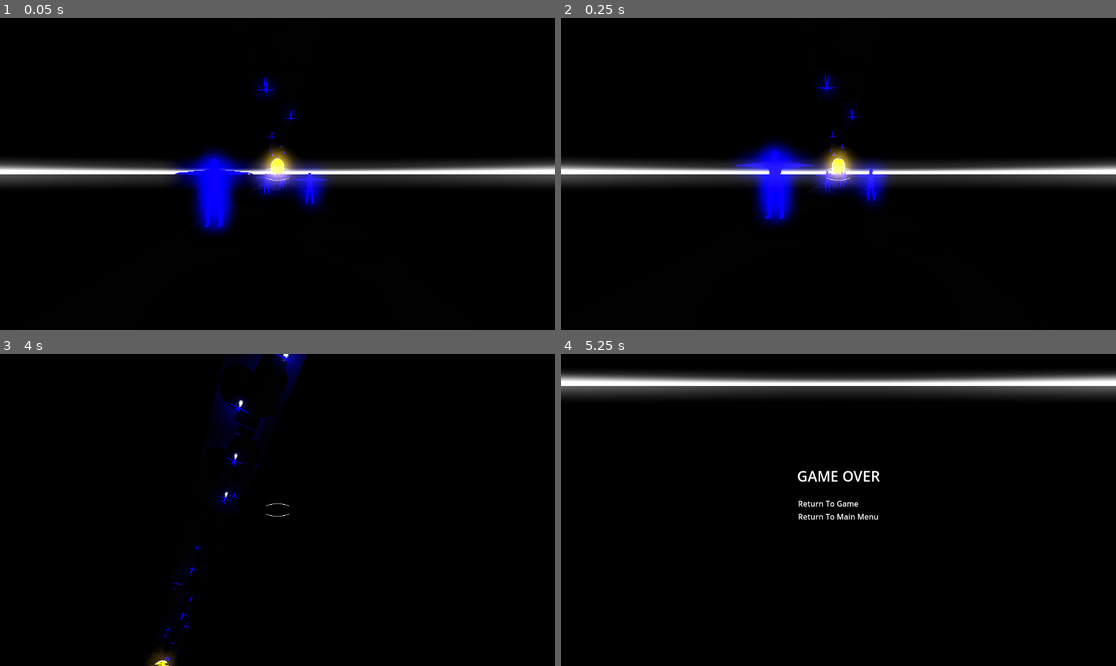
Above: before the commit, frames 1-4 (two rows, left to right).
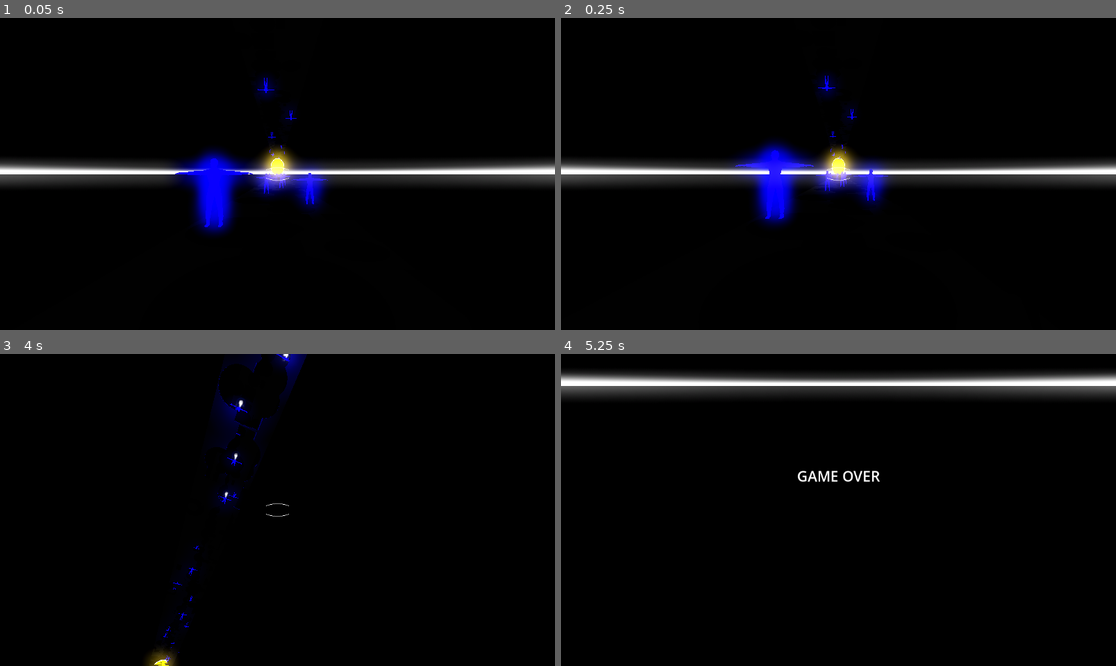
Above: after the commit, the same moments.

Repository: Games4Doritos/UWAGameJam2
Game: Godot game, scene res://Scenes/world.tscn
The game is run twice, just before and just after one commit, with the same random seed, the same clock (stepped at 60 frames per second) and the same inputs. This scene is started directly instead of the project's main scene.
Inputs (mouse positions are in pixels of both pictures, inside the frame that each line leads up to):
- Up to frame 1 (0.05 s): no input
- Up to frame 2 (0.25 s): no input
- Up to frame 3 (4 s): move the mouse to (305, 510) at 0.52 s; hold W (forward) from 0.53 s (still down); click (305, 510) at 0.6 s; tap Space (jump) at 0.77, 1.52, 3.02, 3.77 s; move the mouse to (249, 510) at 1.27 s; tap Shift (run) at 1.35 s; click (249, 510) at 1.55 s; move the mouse to (288, 503) at 2.02 s; click (288, 503) at 2.1 s; move the mouse to (271, 516) at 2.77 s; click (271, 516) at 2.85 s; move the mouse to (316, 513) at 3.52 s; hold Shift (run) from 3.53 s (still down); click (316, 513) at 3.8 s
- Up to frame 4 (5.25 s): tap Escape (Esc) at 4.15 s; move the mouse to (672, 463) at 4.27 s; release W (forward) at 4.28 s; release Shift (run) at 4.28 s; hold A (left) 4.28-5.03 s; click (672, 463) at 4.35 s; tap Space (jump) at 4.52 s; tap Enter at 5 s; move the mouse to (866, 510) at 5.02 s; hold S (backward) from 5.03 s (still down); click (866, 510) at 5.1 s

The runs differ from the first frame. In frame 1, less than 0.1% of the frame differs, in the area x 48-52%, y 44-49%; in frame 2, less than 0.1%; in frame 3, less than 0.1%; in frame 4, 0.3%, in the area x 42-58%, y 46-54%.

Commit message:
Refined win screen
- You now can't pause or shoot during the win and game over scenes
- Gave portal more particles
-Player becomes invisible on win screen
- An animation plays on the win screen where the screen fades to white, and then you're sent back to the main menu

Diff:
--- a/Scenes/portal.tscn
+++ b/Scenes/portal.tscn
@@ -21,7 +21,7 @@
 albedo_color = Color(1, 1, 0.3254902, 1)
 emission_enabled = true
 emission = Color(0.76845, 0.6213882, 0, 1)
-emission_energy_multiplier = 4.12
+emission_energy_multiplier = 4.5
 
 [sub_resource type="ParticleProcessMaterial" id="ParticleProcessMaterial_uwyjv"]
 lifetime_randomness = 0.7
@@ -59,6 +59,7 @@
 surface_material_override/0 = SubResource("StandardMaterial3D_dashy")
 
 [node name="GPUParticles3D" type="GPUParticles3D" parent="inner"]
+amount = 15
 process_material = SubResource("ParticleProcessMaterial_uwyjv")
 draw_pass_1 = SubResource("PrismMesh_8lpw3")
 
--- a/Scenes/world.tscn
+++ b/Scenes/world.tscn
@@ -66,7 +66,7 @@
 transform = Transform3D(1, 0, 0, 0, -1, 8.742278e-08, 0, -8.742278e-08, -1, 0, 40.42602, 0)
 
 [node name="portal" parent="." instance=ExtResource("7_o06y3")]
-transform = Transform3D(2.5, 0, 0, 0, 3.228, 0, 0, 0, 2.5, 0, 10, -203.66626)
+transform = Transform3D(2.5, 0, 0, 0, 3.228, 0, 0, 0, 2.5, 0, 10, -202.2111)
 
 [node name="Root Scene" parent="." instance=ExtResource("5_fo5ed")]
 transform = Transform3D(1, 0, 0, 0, 1, 0, 0, 0, 1, -2.463058, 1.0036545, -7.860717)
--- a/Scripts/player.gd
+++ b/Scripts/player.gd
@@ -11,6 +11,7 @@
 @onready var raycast = $Yaw/Pitch/Camera3D/shotgun/RayCast3D
 @onready var gun = $Yaw/Pitch/Camera3D/shotgun
 @onready var crosshair = $Control/crosshair
+@onready var win = $"../portal/Win"
 
 var bullet = preload("res://Scenes/bullet.tscn")
 var bulletInstance
@@ -53,7 +54,7 @@
 
 func _physics_process(delta: float) -> void:
 	# Add the gravity.
-	if Input.is_action_just_pressed("Esc") and not pauseMenu.isPaused and not pauseMenu.escDead:
+	if Input.is_action_just_pressed("Esc") and not pauseMenu.isPaused and not pauseMenu.escDead and not get_parent().gameover and not win.visible:
 		crosshair.visible = false
 		pauseMenu.isPaused = true
 		pauseMenu.visible = true
@@ -82,7 +83,7 @@
 
 		position += movement_dir_3d * SPEED * delta
 
-		if Input.is_action_just_pressed("shoot") and !gun_anim.is_playing() and not pauseMenu.leftmouseDead :
+		if Input.is_action_just_pressed("shoot") and !gun_anim.is_playing() and not pauseMenu.leftmouseDead and not get_parent().gameover and not win.visible:
 			bulletInstance = bullet.instantiate()
 			bulletInstance.position = raycast.global_position
 			bulletInstance.transform.basis = raycast.global_transform.basis
--- a/Scripts/portal.gd
+++ b/Scripts/portal.gd
@@ -4,8 +4,8 @@
 func _on_body_entered(body: Node3D) -> void:
 	if body.is_in_group("player"):
 		get_tree().current_scene.gameover = true
+		$"../player".visible = false
 		$Camera3D.make_current()
 		$Win.show()
 		body.get_node("Control/crosshair").hide()
-
-		print("Victory")
+		$Win/AnimationPlayer.play("fadeWhite")
--- /dev/null
+++ b/Scripts/win.gd
@@ -0,0 +1,8 @@
+extends Control
+
+
+
+func _on_animation_player_animation_finished(anim_name: StringName) -> void:
+	if anim_name == "fadeWhite":
+		Input.mouse_mode = Input.MOUSE_MODE_VISIBLE
+		get_tree().change_scene_to_file("res://Scenes/mainMenu.tscn")
--- a/Scripts/win.tscn
+++ b/Scripts/win.tscn
@@ -1,4 +1,43 @@
-[gd_scene load_steps=0 format=3 uid="uid://c3wwsqb2hcwwt"]
+[gd_scene load_steps=5 format=3 uid="uid://c3wwsqb2hcwwt"]
+
+[ext_resource type="Script" uid="uid://boa30qxphtyhc" path="res://Scripts/win.gd" id="1_h7v5o"]
+
+[sub_resource type="Animation" id="Animation_h7v5o"]
+length = 0.001
+tracks/0/type = "value"
+tracks/0/imported = false
+tracks/0/enabled = true
+tracks/0/path = NodePath("ColorRect:modulate")
+tracks/0/interp = 1
+tracks/0/loop_wrap = true
+tracks/0/keys = {
+"times": PackedFloat32Array(0),
+"transitions": PackedFloat32Array(1),
+"update": 0,
+"values": [Color(1, 1, 1, 1)]
+}
+
+[sub_resource type="Animation" id="Animation_sdawj"]
+resource_name = "fadeWhite"
+length = 5.0
+tracks/0/type = "value"
+tracks/0/imported = false
+tracks/0/enabled = true
+tracks/0/path = NodePath("ColorRect:modulate")
+tracks/0/interp = 1
+tracks/0/loop_wrap = true
+tracks/0/keys = {
+"times": PackedFloat32Array(0, 3.5, 5),
+"transitions": PackedFloat32Array(1, 1, 1),
+"update": 0,
+"values": [Color(1, 1, 1, 0), Color(1, 1, 1, 0), Color(1, 1, 1, 1)]
+}
+
+[sub_resource type="AnimationLibrary" id="AnimationLibrary_sb4ed"]
+_data = {
+&"RESET": SubResource("Animation_h7v5o"),
+&"fadeWhite": SubResource("Animation_sdawj")
+}
 
 [node name="Win" type="Control"]
 layout_mode = 3
@@ -7,6 +46,7 @@
 anchor_bottom = 1.0
 grow_horizontal = 2
 grow_vertical = 2
+script = ExtResource("1_h7v5o")
 
 [node name="CenterContainer" type="CenterContainer" parent="."]
 layout_mode = 1
@@ -25,3 +65,15 @@
 theme_override_constants/shadow_offset_y = 2
 theme_override_constants/outline_size = 1
 text = "YOU ESCAPED"
+
+[node name="ColorRect" type="ColorRect" parent="."]
+layout_mode = 0
+offset_right = 1152.0
+offset_bottom = 648.0
+
+[node name="AnimationPlayer" type="AnimationPlayer" parent="."]
+libraries = {
+&"": SubResource("AnimationLibrary_sb4ed")
+}
+
+[connection signal="animation_finished" from="AnimationPlayer" to="." method="_on_animation_player_animation_finished"]
--- a/Scripts/world.gd
+++ b/Scripts/world.gd
@@ -4,7 +4,7 @@
 var deadPlayer = preload("res://Scenes/PlayerRagdoll.tscn")
 var droppedGun = preload("res://Scenes/dropped_gun.tscn")
 
-var gameover = false
+@export var gameover = false
 
 func _ready() -> void:
 	Input.mouse_mode = Input.MOUSE_MODE_CAPTURED
Not shown: 1 places in Scenes/world.tscn that only renumber resources
Not shown, added: Scripts/win.gd.uid
